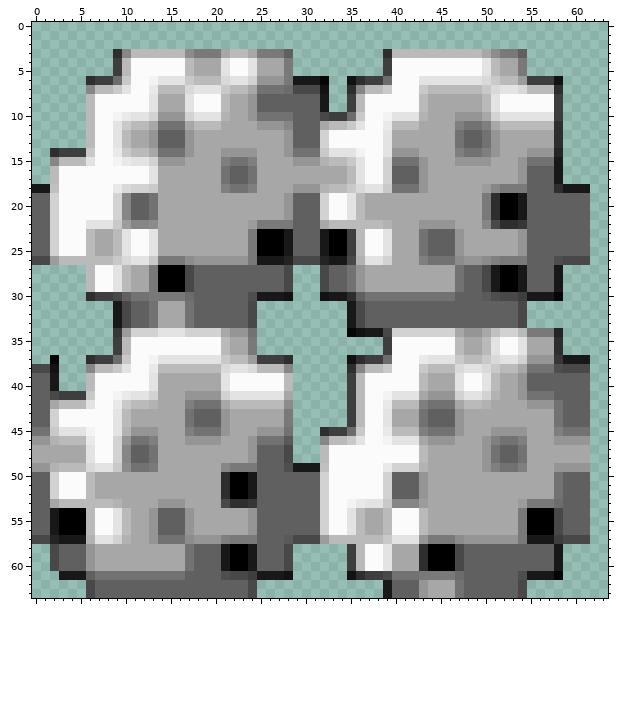
One commit to this pixel-art sprite: Metroid-2 GMK x/sprites/sprFloor/layers/e7e77905-c817-43c6-95f8-6a6b88225f63/886e10be-b5af-4f9b-9438-4025378ad019.png. That is the earlier state.
The file is 64x64 pixels. Colours within 5 levels of each other are drawn and written as one.
Now the later version:
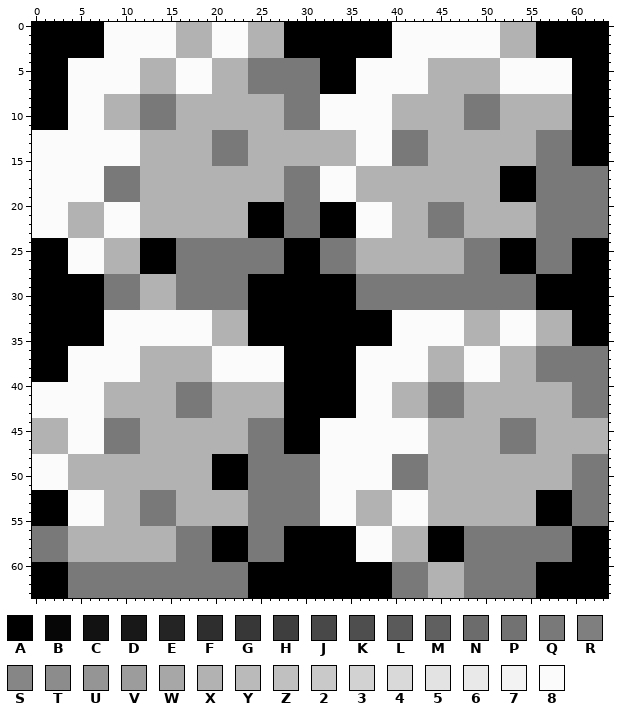
Palette (. is transparent): A #000000  B #060606  C #121212  D #181818  E #242424  F #2e2e2e  G #373737  H #3e3e3e  J #484848  K #4e4e4e  L #5a5a5a  M #606060  N #6c6c6c  P #727272  Q #797979  R #7f7f7f  S #868686  T #8c8c8c  U #959595  V #9c9c9c  W #a7a7a7  X #b2b2b2  Y #bababa  Z #c0c0c0  2 #c9c9c9  3 #d2d2d2  4 #d9d9d9  5 #e3e3e3  6 #e9e9e9  7 #f3f3f3  8 #fbfbfb
Difference:
Changed rows in their new state; - is an unchanged pixel.
first column x 0:
 0 AAAAAAAA88888888XXXX8888XXXXAAAAAAAAAAAA888888888888XXXXAAAAAAAA
 1 AAAAAAAA88888888XXXX8888XXXXAAAAAAAAAAAA888888888888XXXXAAAAAAAA
 2 AAAAAAAA88888888XXXX8888XXXXAAAAAAAAAAAA888888888888XXXXAAAAAAAA
 3 AAAAAAAA88888888XXXX8888XXXXAAAAAAAAAAAA888888888888XXXXAAAAAAAA
 4 AAAA8888888-XXXX-888XXXXQQQQ-QQQAAAA8888----XXXXXXXX88888888AAAA
 5 AAAA8888888-XXXX-888XXXXQQQQ-QQQAAAA8888----XXXXXXXX88888888AAAA
 6 AAAA8888888-XXXX8888XXXXQQQQ-QQQAAAA8888---8XXXXXXXX88888888AAAA
 7 AAAA8888888-XXXX8888XXXXQQQQQQQQAAAA8888---8XXXXXXXX88888888AAAA
 8 AAAA888-XXXXQQQQXXXXXXXXXXXXQQQQ88888---XXXXXXXXQQQQXXXXXXXXAAAA
 9 AAAA888-XXXXQQQQXXXXXXXXXXXXQQQQ88888---XXXXXXXXQQQQXXXXXXXXAAAA
10 AAAA888-XXXXQQQQXXXXX-XXXXXXQQQQ88888--8XXX-XXXXQQQQXXXXXXXXAAAA
11 AAAA888-XXXXQQQQXXXXXXXXXXXXQQQQ88888--8XXXXXXXXQQQQXXXXXXXXAAAA
12 8888888--888XXXXXXXXQQQQXXXXXXXXXXXX---8QQQQXXXXXXXXXXXXQQQQAAAA
13 8888888--888XXXXXXXXQQQQXXXXXXXXXXXX---8QQQQXXXXXXXXXXXXQQQQAAAA
14 8888888--888XXXXXXXXQQQQXXXXXXXXXXXX8--8QQQQXXXXXXXXXXXXQQQQAAAA
15 8888888--888XXXXXXXXQQQQXXXXXXXX-XXX8--8QQQQXXXXXXXXXXXXQQQQAAAA
16 888-----QQQQXXXXXXXXXXXXXXXXQQQQ8888XXXXXXXXXXXXXXXXAAAAQQQQQQQQ
17 888-----QQQQXXXXXXXXXXXXXXXXQQQQ8888XXXXXXXXXXXXXXXXAAAAQQQQQQQQ
18 888-----QQQQXXXXXXXXXXXXXXXXQQQQ8888XXXXXXXXXXXXXXXXAAAAQQQQQQQQ
19 888-----QQQQXXXXXXXXXXXXXXXXQQQQ8--8XXXXXXXXXXXXXXXX--AAQQQQQQQQ
20 888-XXXX-888XXXXXXXXXXXXAAAAQQQQAAAA8888XXXXQQQQXXXXXXXXQQQQQQQQ
21 888-XXXX-888XXXXXXXXXXXXAAAAQQQQAAAA8888XXXXQQQQXXXXXXXXQQQQQQQQ
22 888-XXXX8888XXXXXXXXXXXXAAAA-QQQAAAA8888XXXXQQQQXXXXXXXXQQQQQQQQ
23 888-XXXX888-XXXXXXXXXXXXA---QQQQA--A8--8XXXXQQQQXXXXXXXXQQQQQQQQ
24 AAAA--88XXXXAAAAQQQQQQQQ-QQQAAAAQQQQXXXXXXXXXXXXQQQQAAAAQQQQAAAA
25 AAAA--88XXXXAAAAQQQQQQQQ-QQQAAAAQQQQXXXXXXXXXXXXQQQQAAAAQQQQAAAA
26 AAAA8888XXXXAAAA-QQQQQQQ-QQQAAAAQQQQ-XXXXXXXXXXXQQQQAAAAQQQQAAAA
27 AAAA888-XXXXAA--QQQQQQQQQQQQAAAAQQQQXXXXXXXXXXXXQQQQ--AAQQQQAAAA
28 AAAAAAAAQQQQXXXXQQQQQQQQAAAAAAAAAAAAQQQQQQQQQQQQQQQQQQQQAAAAAAAA
29 AAAAAAAAQQQQXXXXQQQQQQQQAAAAAAAAAAAAQQQQQQQQQQQQQQQQQQQQAAAAAAAA
30 AAAAAAAAQQQQXXXX-QQQQQQQAAAAAAAAAAAAQQQQQQQQQQQQQQQQQQQQAAAAAAAA
31 AAAAAAAAQQQQXXXXQQQQQQQQAAAAAAAAAAAAQQQQQQQQQQQQQQQQQQQQAAAAAAAA
32 AAAAAAAA888888888888XXXXAAAAAAAAAAAAAAAA88888888XXXX8888XXXXAAAA
33 AAAAAAAA888888888888XXXXAAAAAAAAAAAAAAAA88888888XXXX8888XXXXAAAA
34 AAAAAAAA888888888888XXXXAAAAAAAAAAAAAAAA88888888XXXX8888XXXXAAAA
35 AAAAAAAA888---------XXXXAAAAAAAAAAAAAAAA-------8XXXX--88XXXXAAAA
36 AAAA8888888-XXXXXXXX-8888888AAAAAAAA8888----XXXX8888XXXXQQQQQQQQ
37 AAAA8888888-XXXXXXXX88888888AAAAAAAA8888---8XXXX8888XXXXQQQQQQQQ
38 AAAA8888888-XXXXXXXX88888888AAAAAAAA8888---8XXXX8888XXXXQQQQQQQQ
39 AAAA888-----XXXXXXXX88------AAAAAAAA8------8XXXX--88XXXXQQQQQQQQ
40 8888888-XXXXXXXXQQQQXXXXXXXXAAAAAAAA8---XXXXQQQQXXXXXXXXXXXXQQQQ
41 8888888-XXXXXXXXQQQQXXXXXXXXAAAAAAAA8--8XXXXQQQQXXX-XXXXXXXXQQQQ
42 8888888-XXXXX-XXQQQQXXXXXXXXAAAAAAAA8--8XXXXQQQQXX-XXXXXXXXXQQQQ
43 888-----XXXXXXXXQQQQXXXXXXXXAAAAAAAA8--8XXXXQQQQXXXXXXXXXXXXQQQQ
44 XXXX----QQQQXXXXXXXXXXXXQQQQAAAA88888--88888XXXXXXXXQQQQXXXXXXXX
45 XXXX888-QQQQXXXXXXXXXXXXQQQQAAAA88888--88888XXXXXXXXQQQQXXXXXXXX
46 XX-X888-QQQQXXXXXXXXXXXXQQQQAAAA88888--88888XXXXXXXXQQQQXXXXXXXX
47 XXXX888-QQQQXXXXXXXXXXXXQQQQAAAA8----------8XXXXXXXXQQQQXXXXXXXX
48 8888XXXXXXXXXXXXXXXXAAAAQQQQQQQQ8-------QQQQXXXXXXXXXXXXXXXXQQQQ
49 8888XXXXXXXXXXXXXXXXAAAA-QQQQQQQ8------8QQQQXXXXXXXXXXXXXXXXQQQQ
50 888-XXXXXXXXXXXXXXXXAA--QQQQQQQQ8------8QQQQXXXXXXXXXXXXXXXXQQQQ
51 888-XXXXXXXXXXXXXXXXAA--QQQQQQQQ8------8QQQQXXXXXXXXXXXXXXXXQQQQ
52 AAAA--88XXXXQQQQXXXXXXXXQQQQQQQQ8---XXXX8888XXXXXXXXXXXXAAAAQQQQ
53 AAAA8888X-XXQQQQXXXXXXXXQQQQQQQQ8--8XXXX8888XXXXXXXXXXXXAAAAQQQQ
54 AAA-888-XXXXQQQQXXXXXXXXQQQQQQQQ8--8XXXX---8XXXXXXXXXXXX--AAQQQQ
55 AAA-888-XXXXQQQQXXXXXXXXQQQQQQQQ8--8XXXX---8XXXXXXXXXXXX--AAQQQQ
56 QQQQXXXXXXXXXXXXQQQQAAAAQQQQAAAAAAAA8888XXXXAAAAQQQQQQ-QQQQQAAAA
57 QQQQXX-XXX-XXXXXQQQQAAAA-QQQAAAAAAAA8888XXXXAAAAQQQQQQ-QQQQQAAAA
58 QQQQXXXXXXXXXXXXQQQQAA--QQQQAAAAAAAA8--8XXXX---AQQQQQQQQQQQQAAAA
59 QQQQXXXXXXXXXXXXQQQQAA--QQQQAAAAAAAA8--8XXXX---AQQQQQQQQQQQQAAAA
60 AAAAQQQQQQQQQQQQQQQQQQQQAAAAAAAAAAAAAAAAQQQQXXXXQQQQQQQQAAAAAAAA
61 AAAAQQQQQQQQQQQQQQQQQQQQAAAAAAAAAAAAAAAAQQQ-XXXXQQQQQQQQAAAAAAAA
62 AAAAQQQQQQQQQQQQQQQQQQQQAAAAAAAAAAAAAAAAQQQQXXXXQQQQQQQQAAAAAAAA
63 AAAAQQQQQQQQQQQQQQQQQQQQAAAAAAAAAAAAAAAAQQQQXXXXQQQQQQQQAAAAAAAA
